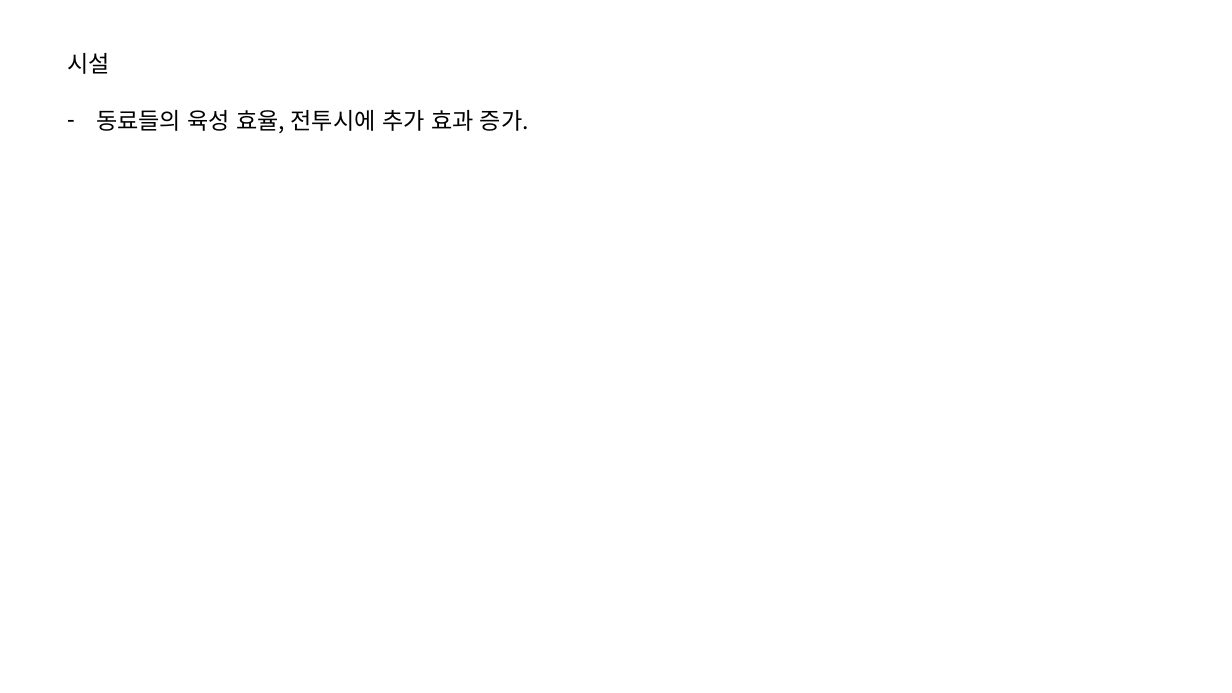
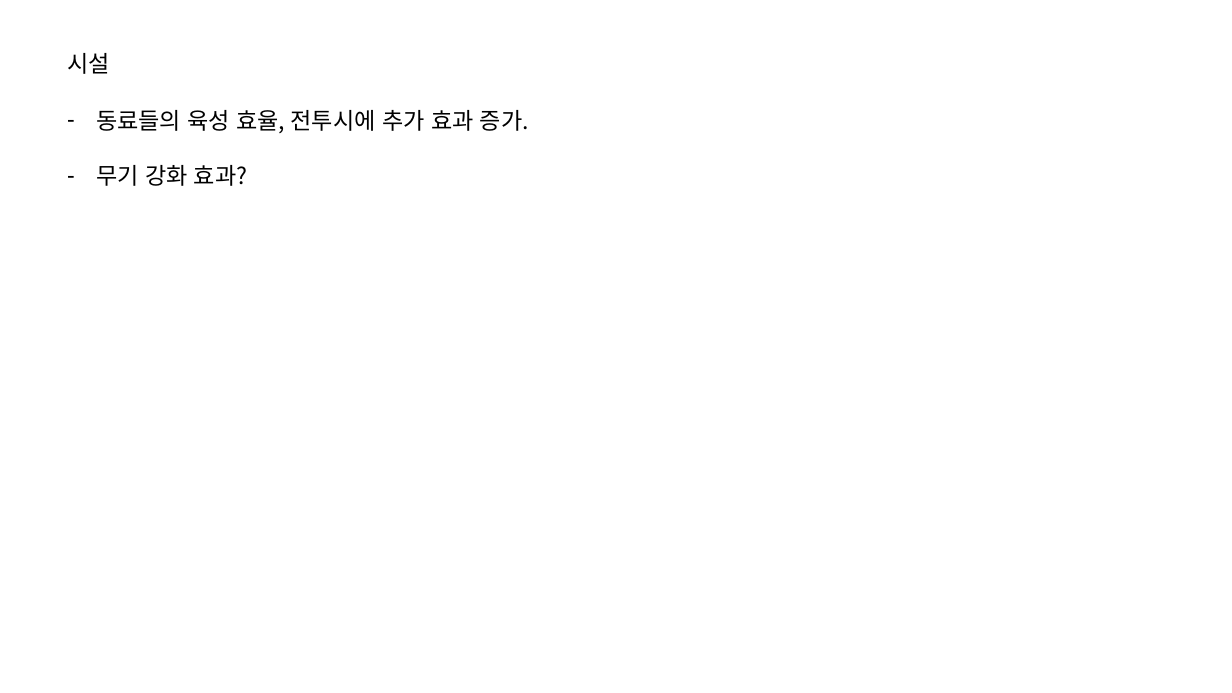
Before and after one commit to IdfKLeh/capstone, a slide deck: slide 8 of 육성.pptx. Drawn at 1232x693 pixels with LibreOffice and Linux fonts; fonts in the diff are those of the drawing. Boxes give left, top, right and bottom in pixels: in the first picture for what was removed or moved away, otherwise in the second. Text is boxed around its words. In the diff, an @@ line names an element or a change of style, - is before the commit and + after.

```diff
--- a/육성.pptx
+++ b/육성.pptx
@@ text at box(96, 165, 247, 186): paragraph added @@
+– 무기 강화 효과?
```
Also in this commit, not shown: 2 other slides changed, 2 other files.
